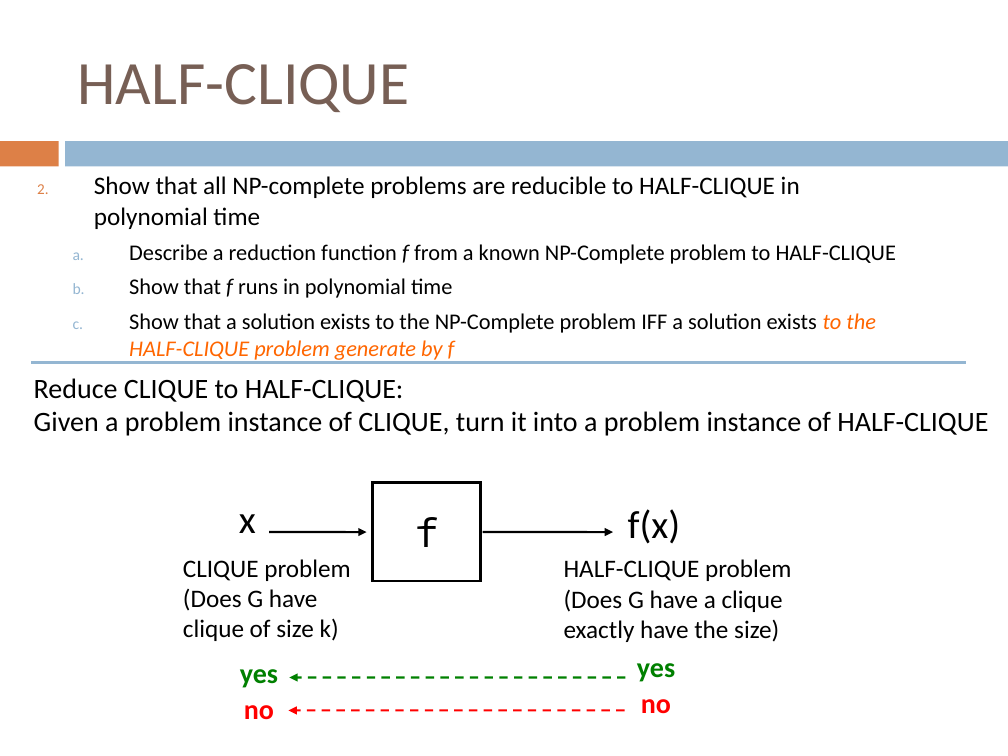
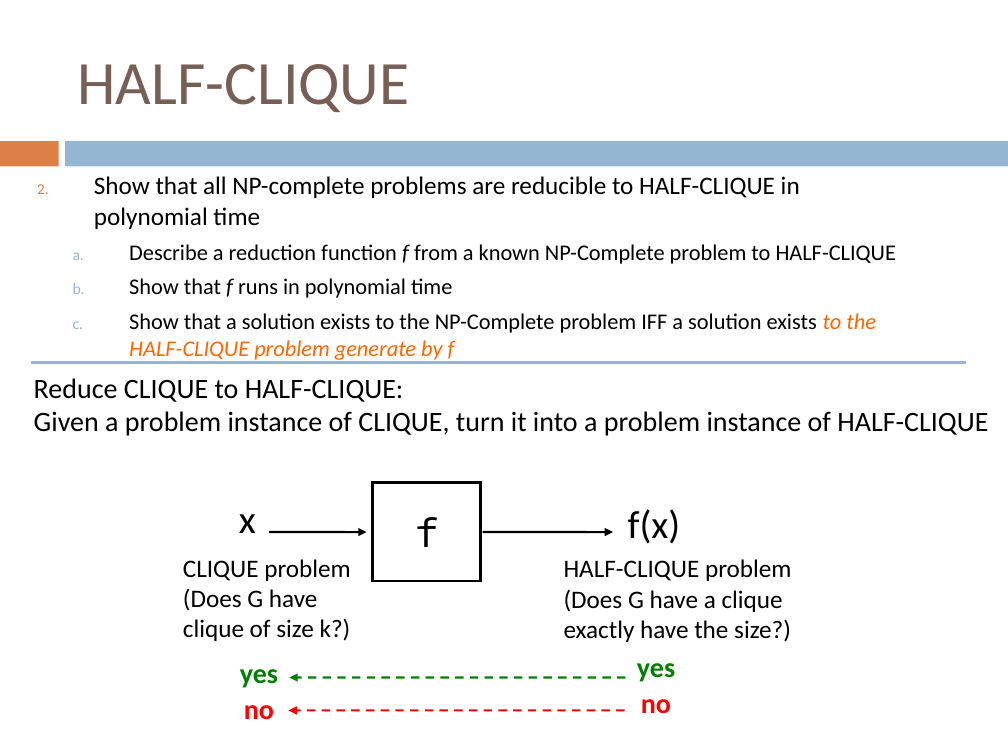
Before and after one commit to Collins-kariuk/Algorithms, a slide deck: slide 21 of Lectures/Lecture 24_NP-Complete Reductions.pptx. Drawn at 1008x756 pixels with LibreOffice and Linux fonts; fonts in the diff are those of the drawing. Boxes give left, top, right and bottom in pixels: in the first picture for what was removed or moved away, otherwise in the second. Text is boxed around its words. In the diff, an @@ line names an element or a change of style, - is before the commit and + after.

```diff
--- a/Lectures/Lecture 24_NP-Complete Reductions.pptx
+++ b/Lectures/Lecture 24_NP-Complete Reductions.pptx
@@ text at (183,619,351,641): text changed @@
-clique of size k)
+clique of size k?)
@@ text at (564,619,791,642): text changed @@
-exactly have the size)
+exactly have the size?)
```
Also in this commit, not shown: 26 other slides changed.
